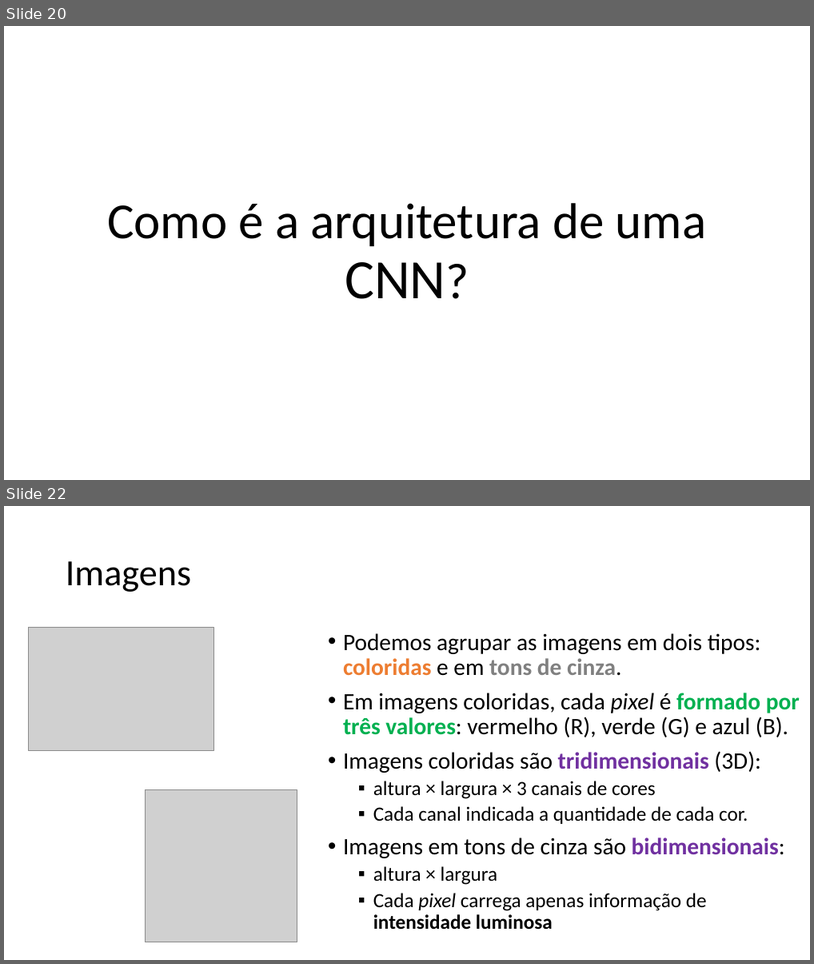
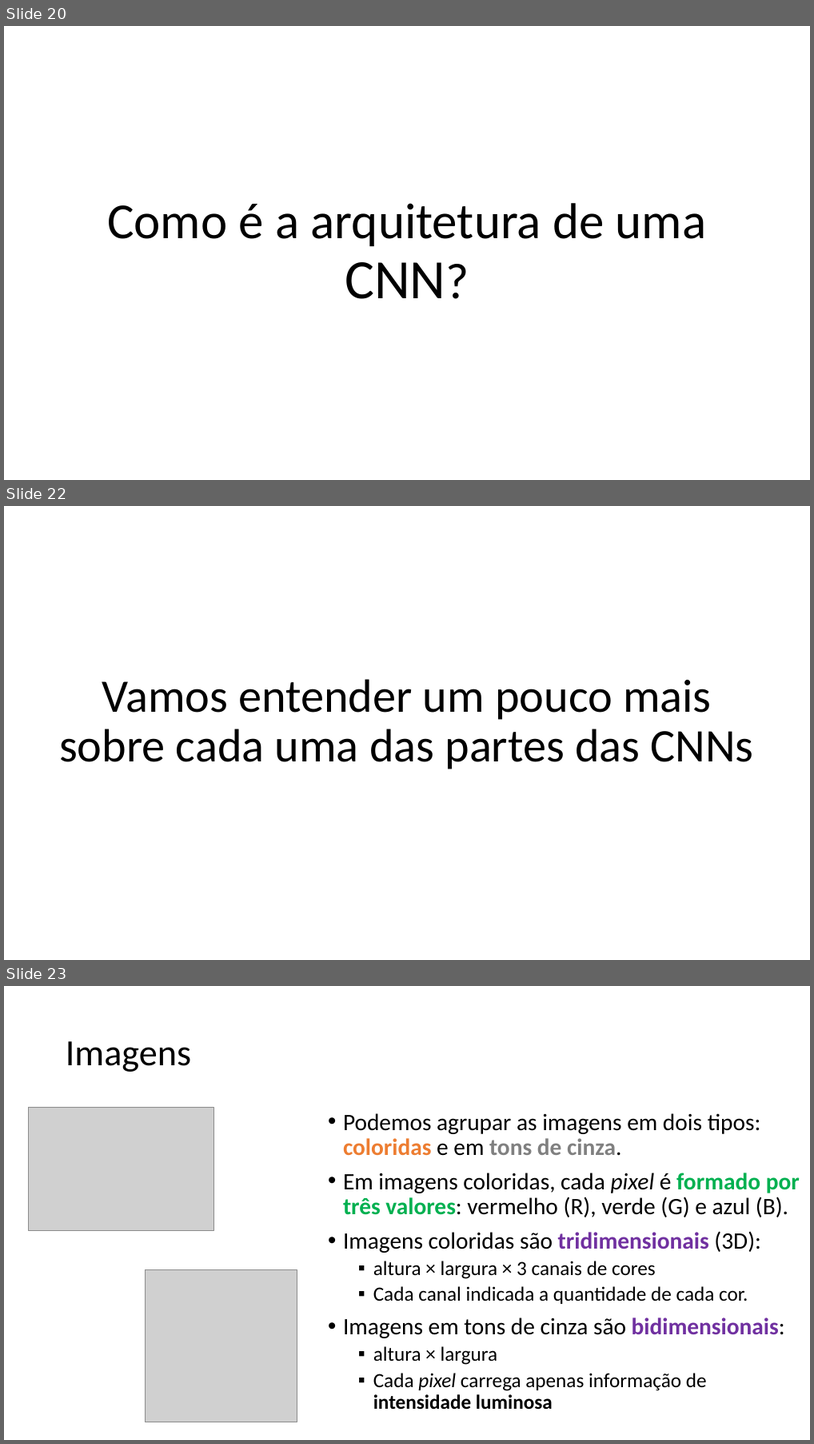
Before and after one commit to zz4fap/c24_inteligencia_artificial, a slide deck: slides/C24_CNN.pptx. Shown one above the other, each under a label of ours: slides 20 and 22 before the commit, slides 20, 22 and 23 after it; the slides between them are not shown. The pictures are 814x964 and 814x1444 pixels, drawn with LibreOffice and Linux fonts; fonts in the diff are those of the drawing; grey boxes stand for pictures. Boxes give left, top, right and bottom in pixels: in the first picture for what was removed or moved away, otherwise in the second. Text is boxed around its words. In the diff, an @@ line names an element or a change of style, - is before the commit and + after.

```diff
--- a/slides/C24_CNN.pptx
+++ b/slides/C24_CNN.pptx
@@ slide 22 added at (4, 506, 810, 960), background #FFFFFF @@
@@ text added at (59, 679, 754, 769), 55.5 pt, text #000000 @@
+Vamos entender um pouco mais sobre cada uma das partes das CNNs
@@ what was slide 22 is now slide 23 @@
```
Also in this commit, not shown: 14 slides changed, 1 other slide added, 2 other files.
